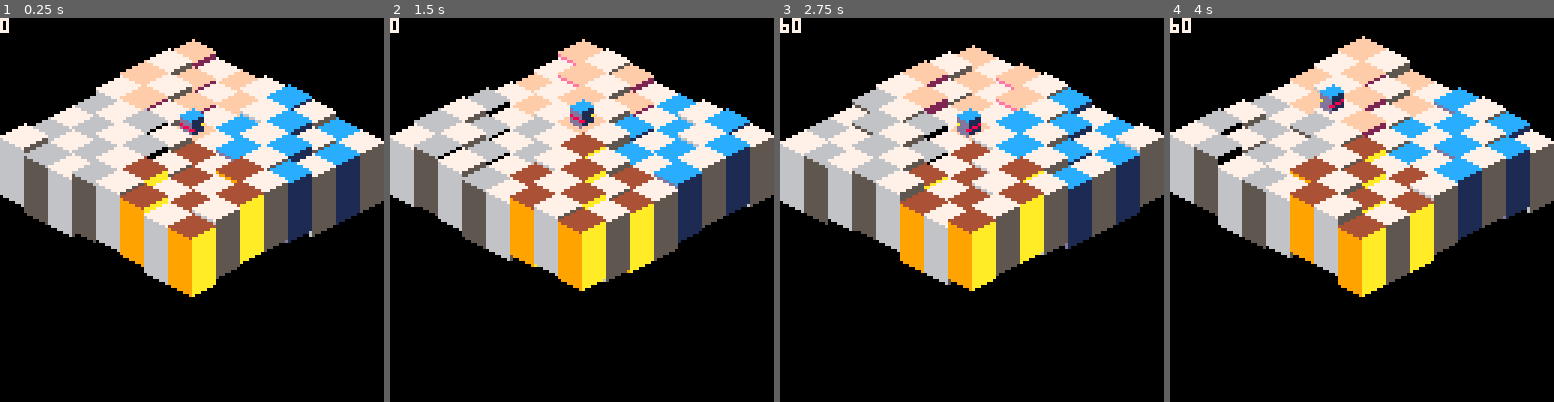
Above: before the commit, frames 1-4 (left to right).
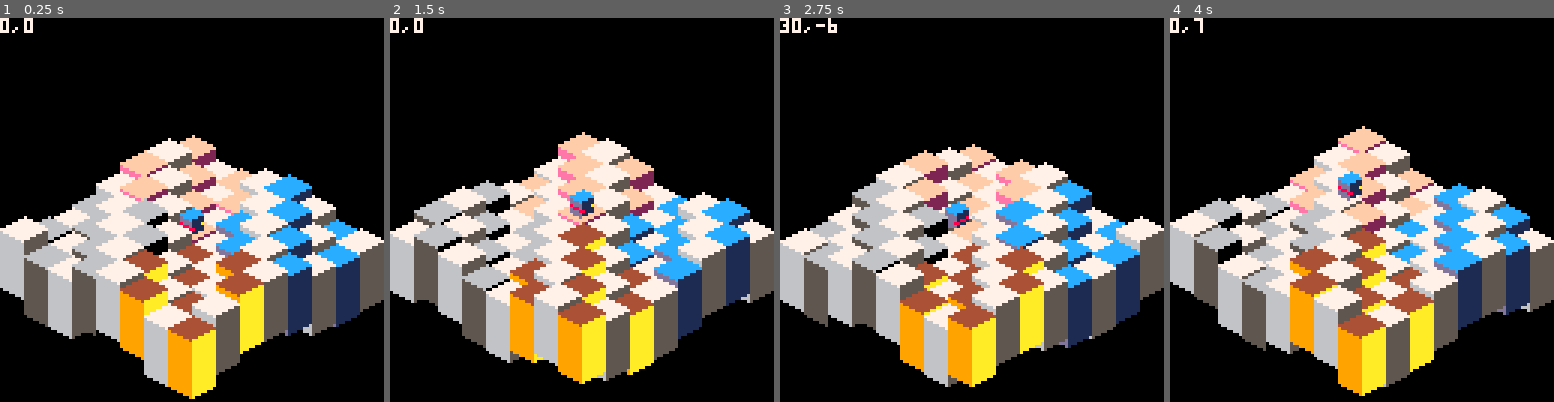
Above: after the commit, the same moments.

Repository: erwinbonsma/BumbleBotsPico8
Game: PICO-8 cartridge rolmops.p8
Same seed, same stepped clock (60 frames per second), same inputs: the game is played once before the commit and once after it.
Inputs:
- Up to frame 1 (0.25 s): no input
- Up to frame 2 (1.5 s): no input
- Up to frame 3 (2.75 s): hold Left 1.97-2.37 s; hold Down from 2.42 s (still down)
- Up to frame 4 (4 s): release Down at 2.82 s; hold Right 2.87-3.53 s; hold Up from 3.58 s (still down)

The runs differ from the first frame. In frame 1, 62% of the frame differs, in the area x 0-100%, y 0-100%; in frame 2, 61%; in frame 3, 62%; in frame 4, 61%.

Commit message:
Move now considers tile heights
When the player tries to move onto a higher tile, this is blocked, and the avatar automatically retreats.
While the player is on two tiles, its height is based on the highest one.

Diff:
--- a/rolmops.p8
+++ b/rolmops.p8
@@ -30,6 +30,11 @@
   del(me.movers,mover)
  end
 
+ --tmp
+ me.pos=function()
+  return "("..me.col..","..me.row..")"
+ end
+
  me.neighbour=function(heading)
   return mapmodel.units[
    me.col+col_delta[heading]
@@ -46,7 +51,7 @@
  local dx=cos(angle)
  local dy=sin(angle)
  local p=90 -- period
- local a=2  -- amplitude
+ local a=2*2-- amplitude
  local w=4  -- wavelength
 
  me.eval=function(x,y)
@@ -127,7 +132,7 @@
     unit=units[j]
     x=(unit.col-unit.row)*8+56
     y=(unit.col+unit.row)*4
-      -unit.height
+      -unit.height+32
 
     if (i%2)==0 then
      pal()
@@ -157,15 +162,18 @@
 function player(c,r)
  local me={}
 
- local rot_del=4 -- delay
+ local rot_del=2 -- delay
  local rot_max=20*rot_del
  local rot=0     -- [0..rot_max>
  local rot_dir=0 -- -1,0,1
 
- local mov_del=4
+ local mov_del=2
  local mov_max=4*mov_del
  local mov_dir=0 -- -1,0,1
  local mov=0     -- <-mov_max,mov_max]
+ local mov_inc=1
+
+ local msg="" --temp
 
  me.update=function()
   if rot_dir!=0 then
@@ -177,16 +185,34 @@
    end
   elseif mov_dir!=0 then
    -- moving
-   mov=mov+1
-   if mov==mov_max then
+   mov+=mov_inc
+   if mov==2*mov_del then
+    -- about to enter next unit
+    local to_unit=me.unit.neighbour(
+     me.heading()
+    )
+    if to_unit.height>me.unit.height then
+     -- cannot move, retreat
+     mov_inc=-1
+     mov+=mov_inc
+     sfx(0)
+    else
+     -- entered destination unit
+     me.unit2=to_unit
+    end
+   elseif mov==mov_max then
     -- halfway crossing
-    me.unit.neighbour(
-     me.heading()
-    ).add_mover(me)
+    local from_unit=me.unit
+    me.unit2.add_mover(me)
+    me.unit2=from_unit
     mov=-mov_max+1
+   elseif mov==-2*mov_del then
+    -- exited source unit
+    me.unit2=nil
    elseif mov==0 then
     -- done
-    mov_dir = 0
+    mov_dir=0
+    mov_inc=1
    end
   elseif btnp(0) then
    rot_dir=-1
@@ -214,10 +240,24 @@
   end
   if mov!=0 then
    local h=me.heading()
-   dx=(col_delta[h]-row_delta[h])*mov/mov_del
-   dy=(col_delta[h]+row_delta[h])*mov/mov_del/2
-  end
-  print(rot,0,0,7)
+   dx=flr(
+    (col_delta[h]-row_delta[h])
+    *mov/mov_del+0.5
+   )
+   dy=flr(
+    (col_delta[h]+row_delta[h])
+    *mov/mov_del/2+0.5
+   )
+   if me.unit2!=nil then
+    local dheight=(
+     me.unit2.height-
+     me.unit.height
+    )
+    --dy+=max(0,dheight)
+   end
+  end
+  print(rot..","..mov,0,0,7)
+  print(msg,0,8,7)
   spr(96+r%10,x+dx+4,y+dy-9,1,2)
  end --draw()
 
Not shown, changed: the sound effects (__sfx__) section of rolmops.p8
